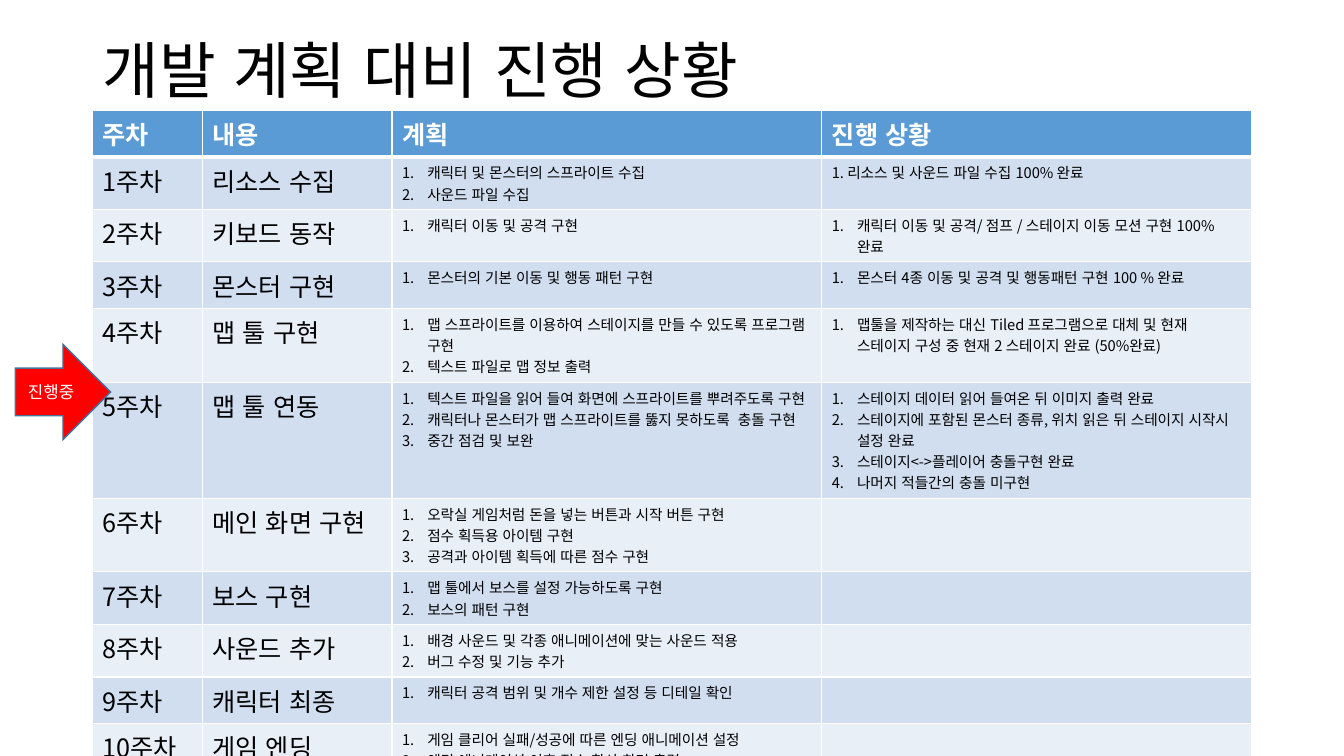
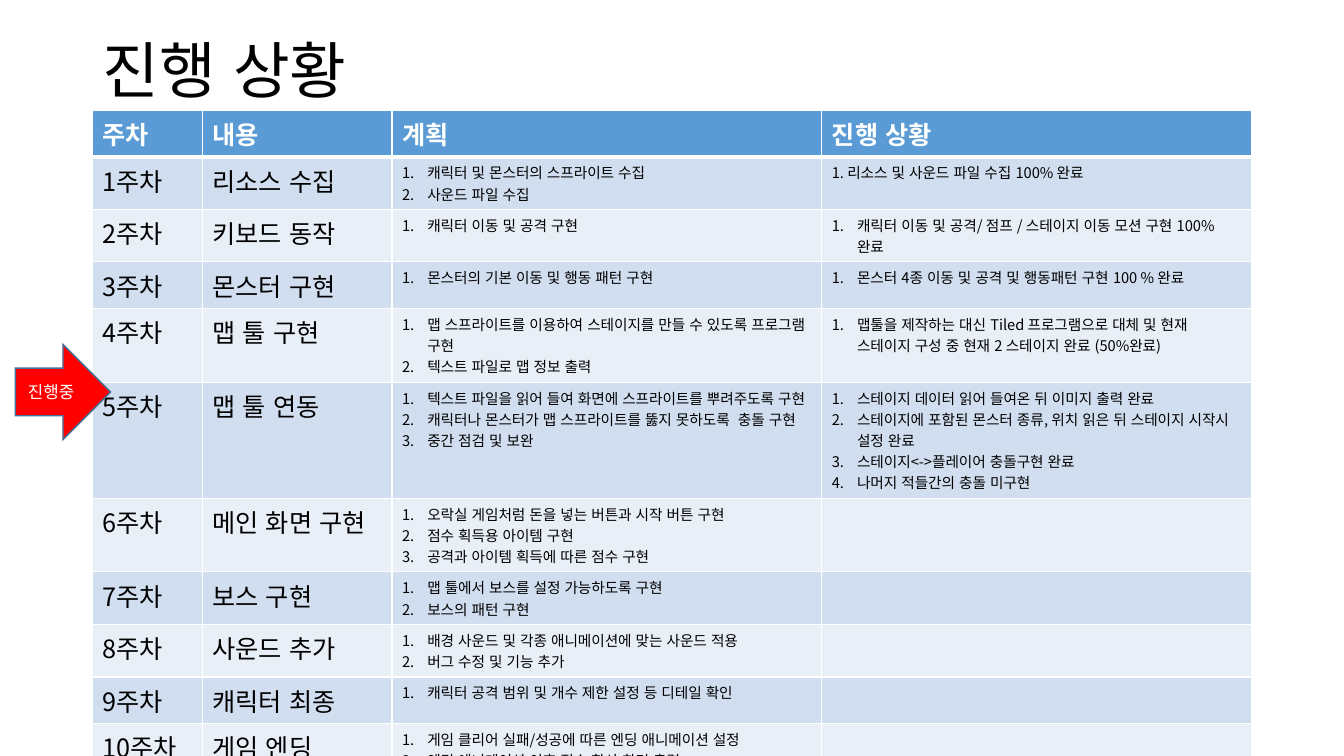
Before and after one commit to NadanKim/BubbleBobble_Copy, a slide deck: slide 4 of 2013180003 김나단 2차발표 ppt.pptx. Drawn at 1344x756 pixels with LibreOffice and Linux fonts; fonts in the diff are those of the drawing. Boxes give left, top, right and bottom in pixels: in the first picture for what was removed or moved away, otherwise in the second. Text is boxed around its words. In the diff, an @@ line names an element or a change of style, - is before the commit and + after.

```diff
--- a/2013180003 김나단 2차발표 ppt.pptx
+++ b/2013180003 김나단 2차발표 ppt.pptx
@@ title at box(102, 41, 346, 98): text changed @@
-개발 계획 대비 진행 상황
+진행 상황
```
Also in this commit, not shown: 1 slide added, 5 other files.
